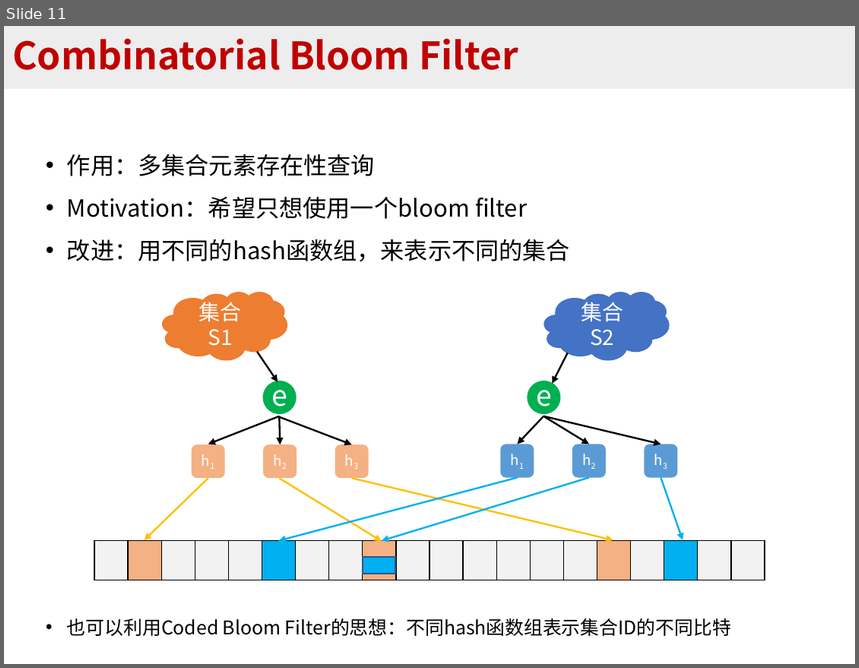
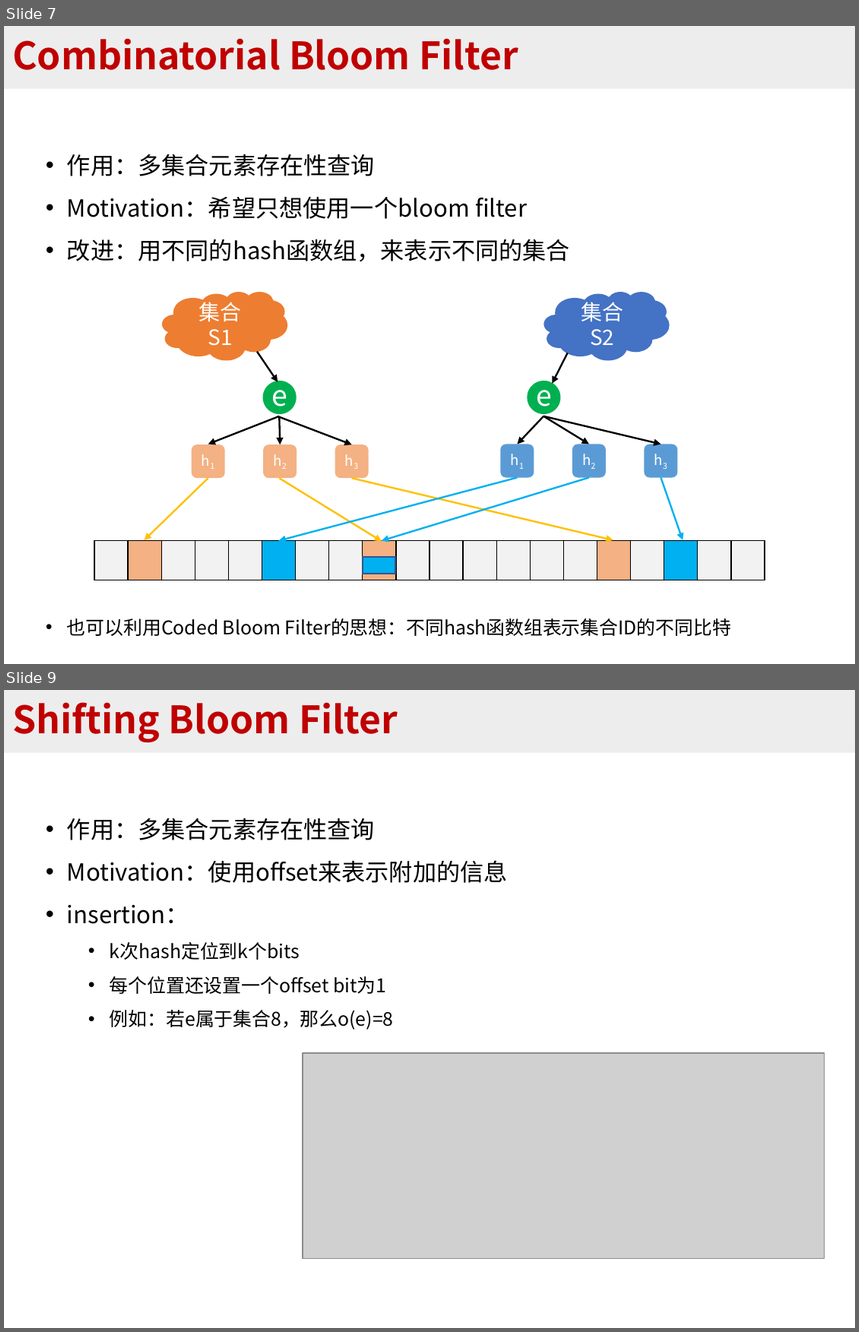
Before and after one commit to BlockLiu/Algorithms-for-Per-flow-Measurement, a slide deck: 常见sketch算法.pptx. Shown one above the other, each under a label of ours: slide 11 before the commit, slides 7 and 9 after it; the slides between them are not shown. The pictures are 859x668 and 859x1332 pixels, drawn with LibreOffice and Linux fonts; fonts in the diff are those of the drawing; grey boxes stand for pictures. Boxes give left, top, right and bottom in pixels: in the first picture for what was removed or moved away, otherwise in the second. Text is boxed around its words. In the diff, an @@ line names an element or a change of style, - is before the commit and + after.

```diff
--- a/常见sketch算法.pptx
+++ b/常见sketch算法.pptx
@@ slide 9 added at (4, 690, 855, 1328), background #FFFFFF @@
@@ title added at (4, 690, 855, 753), fill #EDEDED, 32 pt, text #C00000, bold @@
+Shifting Bloom Filter
@@ text added at (67, 818, 508, 1030), 16 pt, text #000000 @@
+• 作用：多集合元素存在性查询
+• Motivation：使用offset来表示附加的信息
+• insertion：
+  • k次hash定位到k个bits
+  • 每个位置还设置一个offset bit为1
+  • 例如：若e属于集合8，那么o(e)=8
@@ picture added at (303, 1053, 825, 1258) @@
@@ what was slide 11 is now slide 7 @@
```
Also in this commit, not shown: 4 slides changed, 12 other slides added, 1 slide removed, 16 other files.
